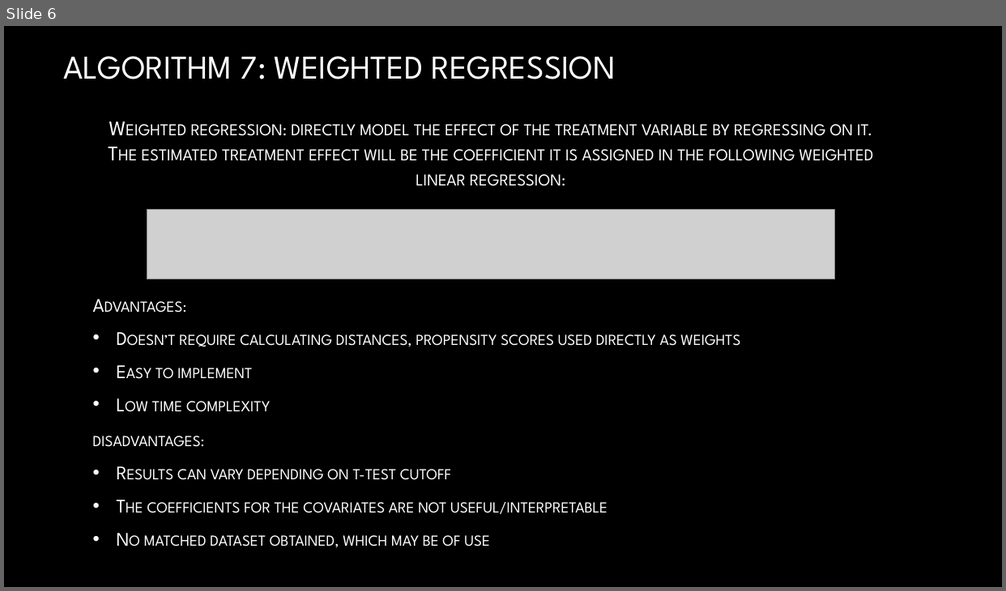
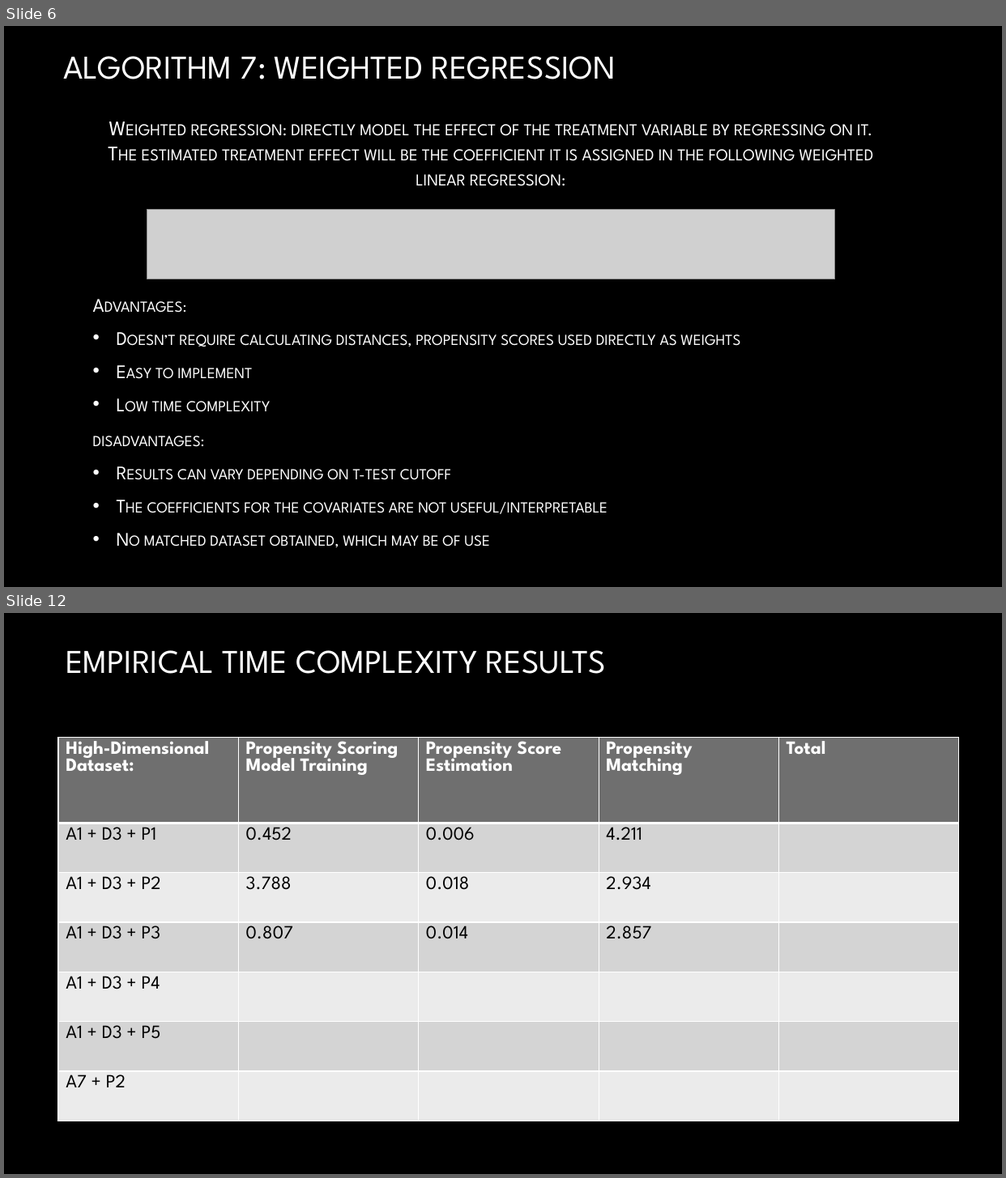
Before and after one commit to TZstatsADS/Spring2021-Project4-group5, a slide deck: doc/ADS Project 4 Presentation.pptx. Shown one above the other, each under a label of ours: slide 6 before the commit, slides 6 and 12 after it; the slides between them are not shown. The pictures are 1006x591 and 1006x1178 pixels, drawn with LibreOffice and Linux fonts; fonts in the diff are those of the drawing; grey boxes stand for pictures; background and template pictures are left out. Boxes give left, top, right and bottom in pixels: in the first picture for what was removed or moved away, otherwise in the second. Text is boxed around its words. In the diff, an @@ line names an element or a change of style, - is before the commit and + after.

```diff
--- a/doc/ADS Project 4 Presentation.pptx
+++ b/doc/ADS Project 4 Presentation.pptx
@@ slide 12 added at (x1=4, y1=613, x2=1002, y2=1174), background picture (left out) @@
@@ title added at (x1=66, y1=650, x2=606, y2=674), 32 pt, text gradient #FFFFFF to #A6A6A6 @@
+EMPIRICAL TIME COMPLEXITY RESULTS
@@ table added at (x1=58, y1=737, x2=961, y2=1122), 7 rows, 5 columns @@
+High-Dimensional Dataset: | Propensity Scoring Model Training | Propensity Score Estimation | Propensity Matching | Total
+A1 + D3 + P1 | 0.452 | 0.006 | 4.211 | 
+A1 + D3 + P2 | 3.788 | 0.018 | 2.934 | 
+A1 + D3 + P3 | 0.807 | 0.014 | 2.857 | 
+A1 + D3 + P4 |  |  |  | 
+A1 + D3 + P5 |  |  |  | 
+A7 + P2 |  |  |  | 
```
Also in this commit, not shown: 5 slides changed, 1 other slide added, 1 other file.
